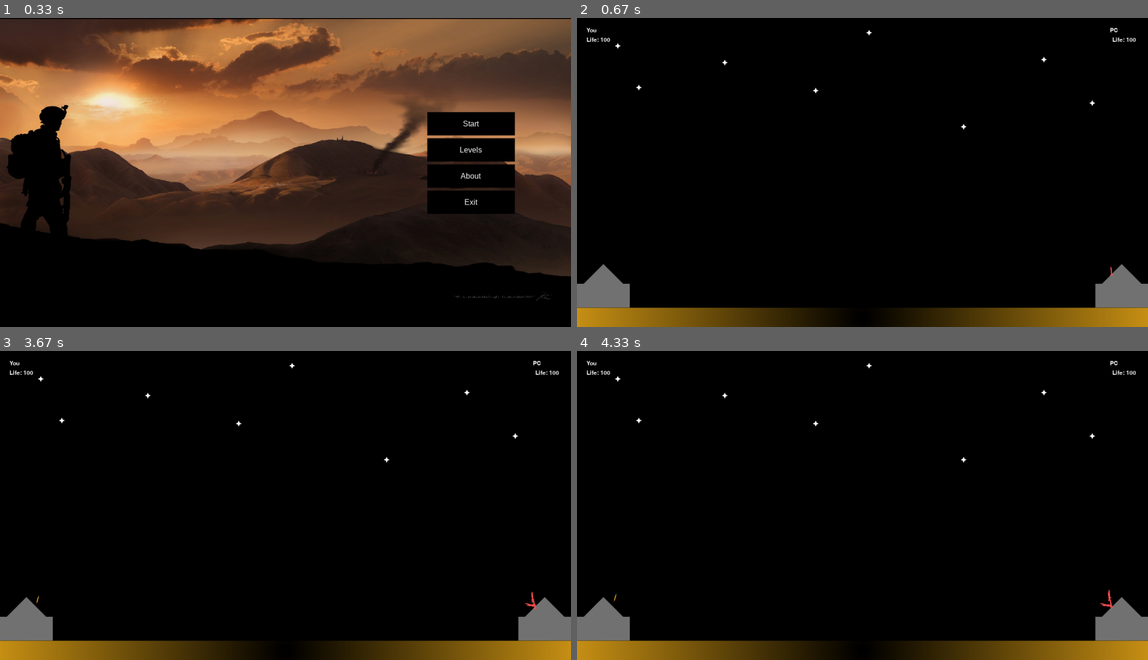
Above: before the commit, frames 1-4 (two rows, left to right).
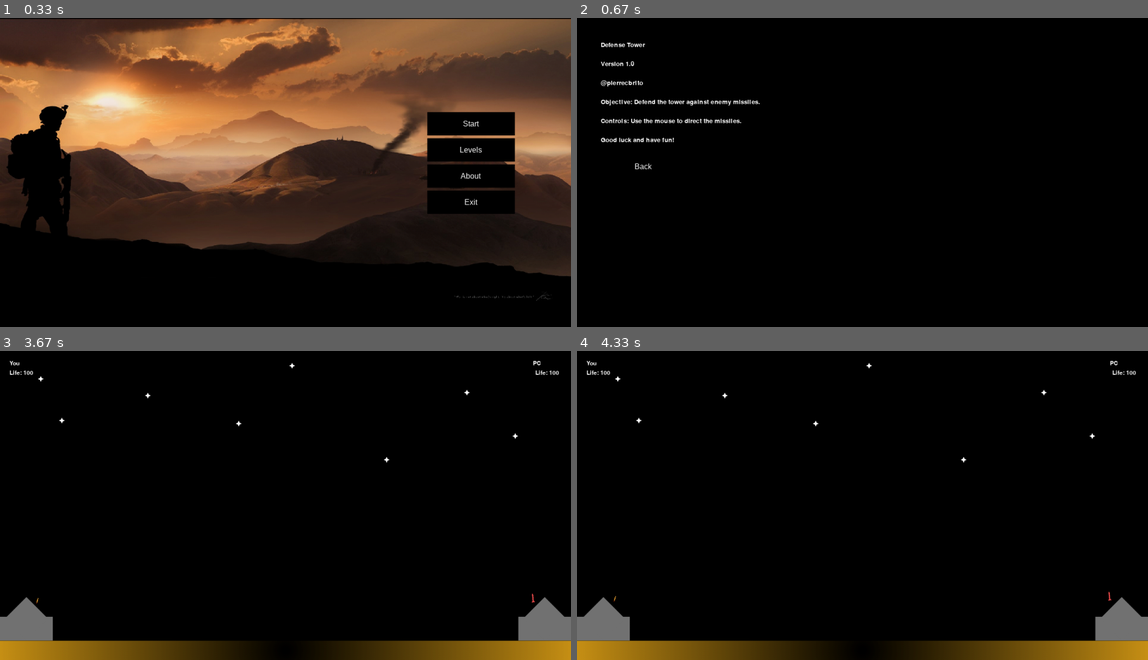
Above: after the commit, the same moments.

Repository: pierrecbrito/game-pygame
Game: pygame game, started from main.py
Same seed, same stepped clock (60 frames per second), same inputs: the game is played once before the commit and once after it.
Inputs (mouse positions are in pixels of both pictures, inside the frame that each line leads up to):
- Up to frame 1 (0.33 s): no input
- Up to frame 2 (0.67 s): press the mouse at (1045, 175) at 0.37 s; move the mouse to (942, 132) at 0.47 s; release the mouse at (839, 89) at 0.6 s
- Up to frame 3 (3.67 s): press the mouse at (68, 499) at 0.7 s; move the mouse to (74, 545) at 0.8 s; release the mouse at (85, 595) at 0.93 s; click (468, 456) at 1.05 s, where only the run after the commit has a clickable "Start"; press the mouse at (68, 499) at 1.37 s; move the mouse to (251, 443) at 1.47 s; release the mouse at (433, 388) at 1.6 s; click (182, 406) at 1.72 s
- Up to frame 4 (4.33 s): no input

Frame 1 is identical in both runs. In frame 2, 8.4% of the frame differs, in the area x 0-100%, y 3-100%; in frame 3, less than 0.1%; in frame 4, less than 0.1%.

Commit message:
About page

Diff:
--- a/elements/button.py
+++ b/elements/button.py
@@ -10,8 +10,8 @@
         self.height = height
         self.text = text
         self.CurrentState = True
-        self.sx = self.x
-        self.sy = self.y - 50
+        self.sx = self.x + self.width
+        self.sy = self.y + self.height
 
     def draw(self, screen, outline=None):
         if(self.CurrentState):
@@ -26,9 +26,9 @@
                 screen.blit(text, (self.x + (self.width/2 - text.get_width()/2), self.y + (self.height/2 - text.get_height()/2)))
 
     def focusCheck(self, mousepos, mouseclick):
-        if(mousepos[0] >= self.x and mousepos[0] <= self.x +
+        if(mousepos[0] >= self.x and mousepos[0] <=
                 self.sx and mousepos[1] >= self.y and mousepos[1]
-                <= self.y + self.sy):
+                <= self.sy):
 
             # IF MOUSE BUTTON CLICK THEN
             # NAVIGATE TO THE NEXT OR PREVIOUS TABS
--- a/main.py
+++ b/main.py
@@ -2,6 +2,7 @@
 from elements.button import Button
 from pages.index import Index
 from pages.game import Game
+from pages.about import About
 
 pygame.init()
 running = True
@@ -12,6 +13,7 @@
 
 game_page = Game()
 
+about_page = About()
 
 while running:
     for event in pygame.event.get():
@@ -19,9 +21,18 @@
             running = False
         game_page.handle_events(event)
 
-    if(index_page.screenUpdate()):
+    return_index = index_page.screenUpdate()
+    if(return_index == 1):
         game_page.makeCurrentScreen()
         game_page.mount()
+    elif(return_index == 2):
+        about_page.makeCurrentScreen()
+        about_page.mount()
+
+    return_about = about_page.screenUpdate()
+    if(return_about == 1):
+        index_page.makeCurrentScreen()
+        index_page.mount()
 
     game_page.screenUpdate()
 
--- /dev/null
+++ b/pages/about.py
@@ -0,0 +1,49 @@
+from pages.screen import Screen
+import pygame
+from elements.button import Button
+from util import path_assets
+from elements.Missile import Missile
+
+class About(Screen):
+
+    def __init__(self):
+        super().__init__("Defense Tower", 1200, 650)
+
+    def mount(self):
+        if self.CurrentState:
+            self.background_color = (0, 0, 0)
+            # Inicializar a fonte
+            self.font = pygame.font.Font(None, 20)  # Fonte padrão com tamanho 36
+
+            # Informações textuais sobre o jogo
+            self.text_lines = [
+                "Defense Tower",
+                "Version 1.0",
+                "@pierrecbrito",
+                "Objective: Defend the tower against enemy missiles.",
+                "Controls: Use the mouse to direct the missiles.",
+                "Good luck and have fun!"
+            ]
+
+
+
+    def screenUpdate(self):
+        if self.CurrentState:
+            # Preencher o fundo com a cor preta
+            self.screen.fill(self.background_color)
+
+            # Renderizar e desenhar o texto na tela
+            y_offset = 50
+            for line in self.text_lines:
+                text_surface = self.font.render(line, True, (255, 255, 255))
+                self.screen.blit(text_surface, (50, y_offset))
+                y_offset += 40  # Espaçamento entre as linhas de texto
+
+            self.btn_back = Button((0, 0, 0), 50, y_offset, 180, 45, 'Back')
+            self.btn_back.draw(self.screen, (0, 0, 0))
+
+            return_to_index = self.btn_back.focusCheck(pygame.mouse.get_pos(), pygame.mouse.get_pressed())
+            if(return_to_index):
+                self.endCurrentScreen()
+                return 1
+            return 0
--- a/pages/game.py
+++ b/pages/game.py
@@ -31,7 +31,7 @@
         if self.CurrentState:
             self.send_random_missile()
             self.SEND_MISSILE_EVENT = pygame.USEREVENT + 1
-            pygame.time.set_timer(self.SEND_MISSILE_EVENT, 800)
+            pygame.time.set_timer(self.SEND_MISSILE_EVENT, 5000)
             self.font = pygame.font.Font(None, 18)  # Fonte padrão com tamanho 36
 
     def screenUpdate(self):
@@ -81,7 +81,6 @@
         # Verificar se o clique está dentro de uma área específica
         # # Verifica se o botão esquerdo do mouse foi clicado
         area_x, area_y, area_width, area_height = 0, 0, 1200, 600
-        print(mousepos[0], mousepos[1])
         if(self.to_x1 == -1):
             self.to_x1 = mousepos[0]
             self.to_y1 = mousepos[1]
--- a/pages/index.py
+++ b/pages/index.py
@@ -35,10 +35,19 @@
                 self.endCurrentScreen()
                 pygame.mixer.music.stop()
                 pygame.mixer.music.unload()
-                return True
+                return 1
+
+            return_to_about = self.btn_about.focusCheck(pygame.mouse.get_pos(), pygame.mouse.get_pressed())
+            if(return_to_about):
+                self.endCurrentScreen()
+                pygame.mixer.music.stop()
+                pygame.mixer.music.unload()
+                return 2
 
             return_to_exit = self.btn_exit.focusCheck(pygame.mouse.get_pos(), pygame.mouse.get_pressed());
             if(return_to_exit):
                 pygame.quit()
                 self.endCurrentScreen()
                 sys.exit(0)
+
+            return 0
